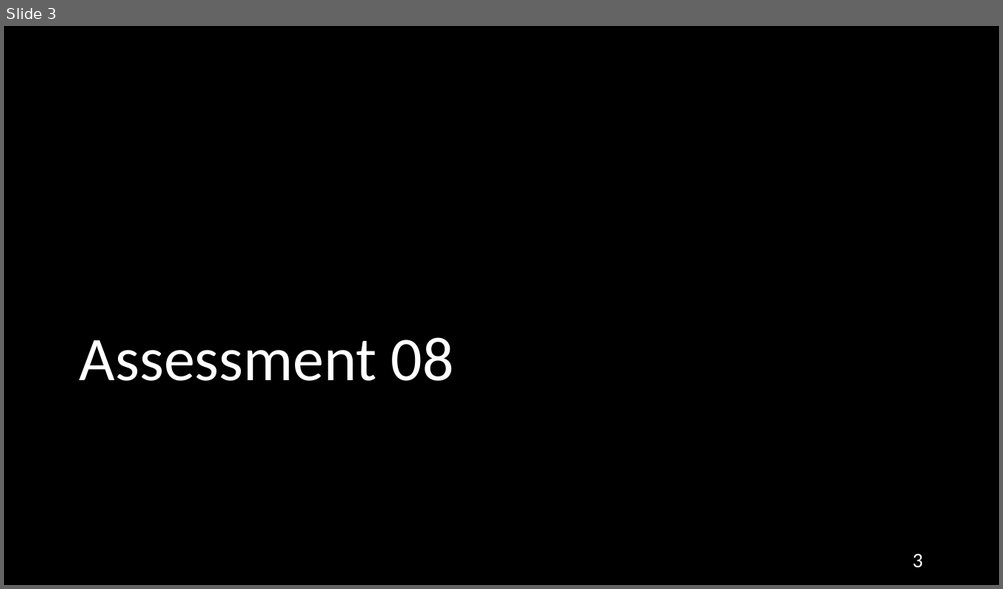
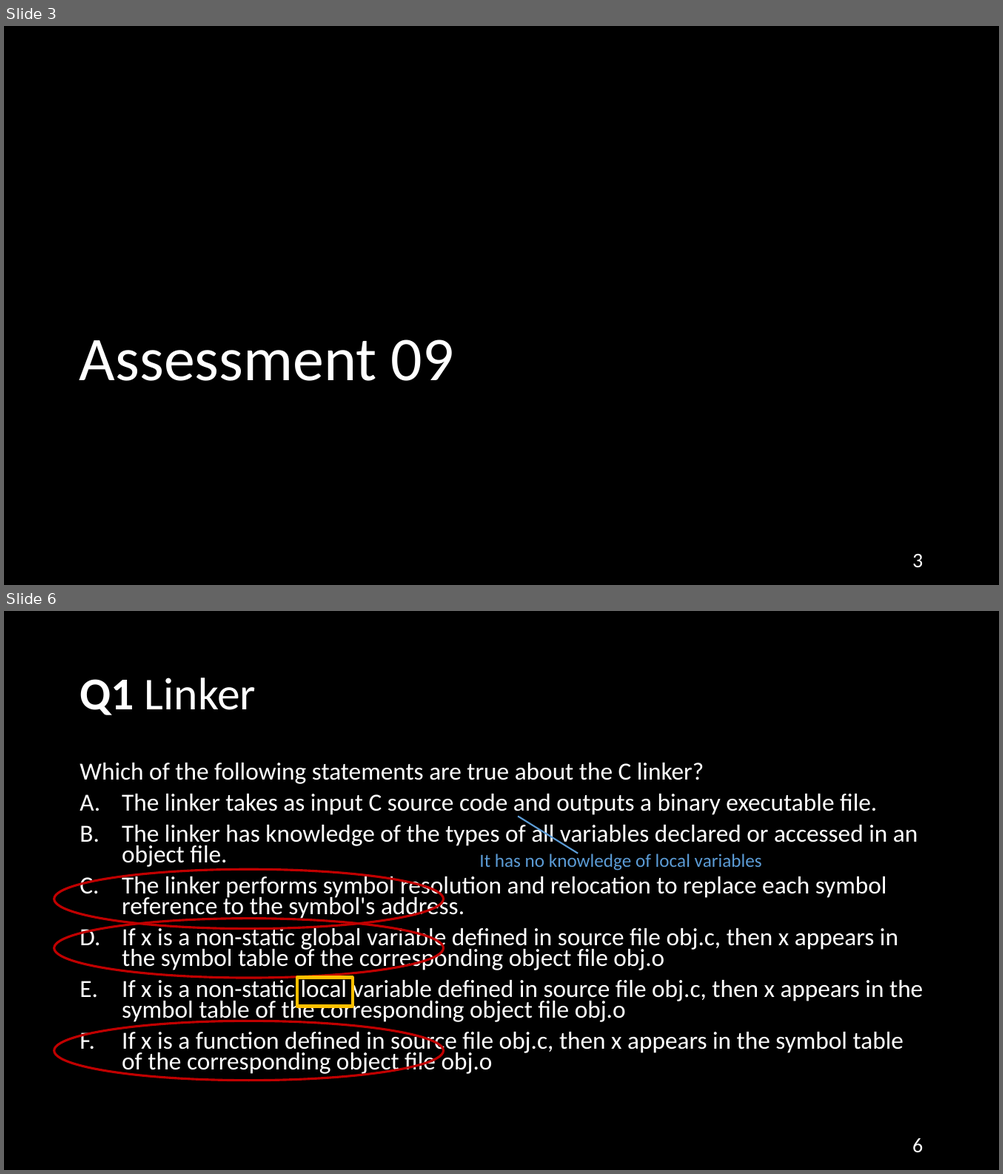
Before and after one commit to NYU-CSO/nyu-cso.github.io, a slide deck: rec-notes/r10.pptx. Shown one above the other, each under a label of ours: slide 3 before the commit, slides 3 and 6 after it; the slides between them are not shown. The pictures are 1003x589 and 1003x1174 pixels, drawn with LibreOffice and Linux fonts; fonts in the diff are those of the drawing. Boxes give left, top, right and bottom in pixels: in the first picture for what was removed or moved away, otherwise in the second. Text is boxed around its words. In the diff, an @@ line names an element or a change of style, - is before the commit and + after.

```diff
--- a/rec-notes/r10.pptx
+++ b/rec-notes/r10.pptx
@@ slide 6 added at bbox=[4, 611, 999, 1170], background #000000 @@
@@ title added at bbox=[79, 678, 256, 715], 44 pt, text #FFFFFF @@
+Q1 Linker
@@ text added at bbox=[79, 763, 922, 1076], 23.8 pt, text #FFFFFF @@
+Which of the following statements are true about the C linker?
+A. The linker takes as input C source code and outputs a binary executable file.
+B. The linker has knowledge of the types of all variables declared or accessed in an object file.
+C. The linker performs symbol resolution and relocation to replace each symbol reference to the symbol's address.
+D. If x is a non-static global variable defined in source file obj.c, then x appears in the symbol table of the corresponding object file obj.o
+E. If x is a non-static local variable defined in source file obj.c, then x appears in the symbol table of the corresponding object file obj.o
+F. If x is a function defined in source file obj.c, then x appears in the symbol table of the corresponding object file obj.o
@@ line added from (518, 816) to (578, 854), #5B9BD5 1.5 pt @@
@@ text added at bbox=[479, 851, 762, 871], 18 pt, text #5B9BD5 @@
+It has no knowledge of local variables
@@ ellipse added at bbox=[54, 869, 444, 929], outline #C00000 2.25 pt @@
@@ ellipse added at bbox=[54, 918, 444, 978], outline #C00000 2.25 pt @@
@@ rectangle added at bbox=[296, 978, 353, 1007], outline #FFC000 3 pt @@
@@ ellipse added at bbox=[54, 1022, 444, 1081], outline #C00000 2.25 pt @@
@@ page number added at bbox=[912, 1139, 922, 1153], 20 pt, text #FFFFFF @@
+6
@@ slide 3 changed as well @@
@@ title at bbox=[79, 340, 454, 381]: text changed @@
-Assessment 08
+Assessment 09
```
Also in this commit, not shown: 2 other slides changed, 46 other slides added, 24 slides removed, 1 other file.
